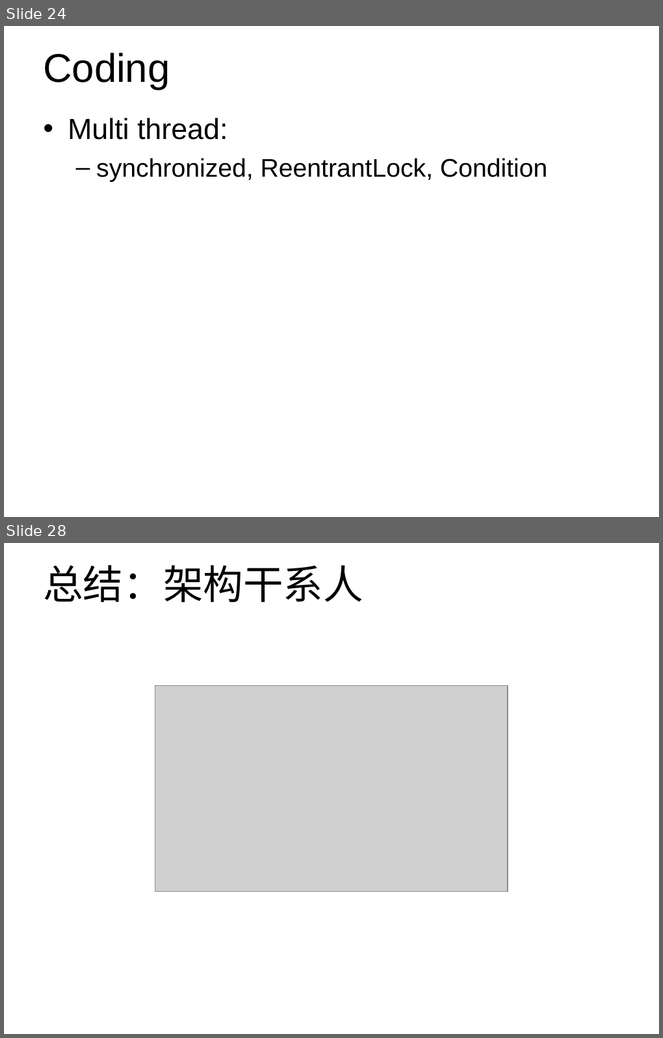
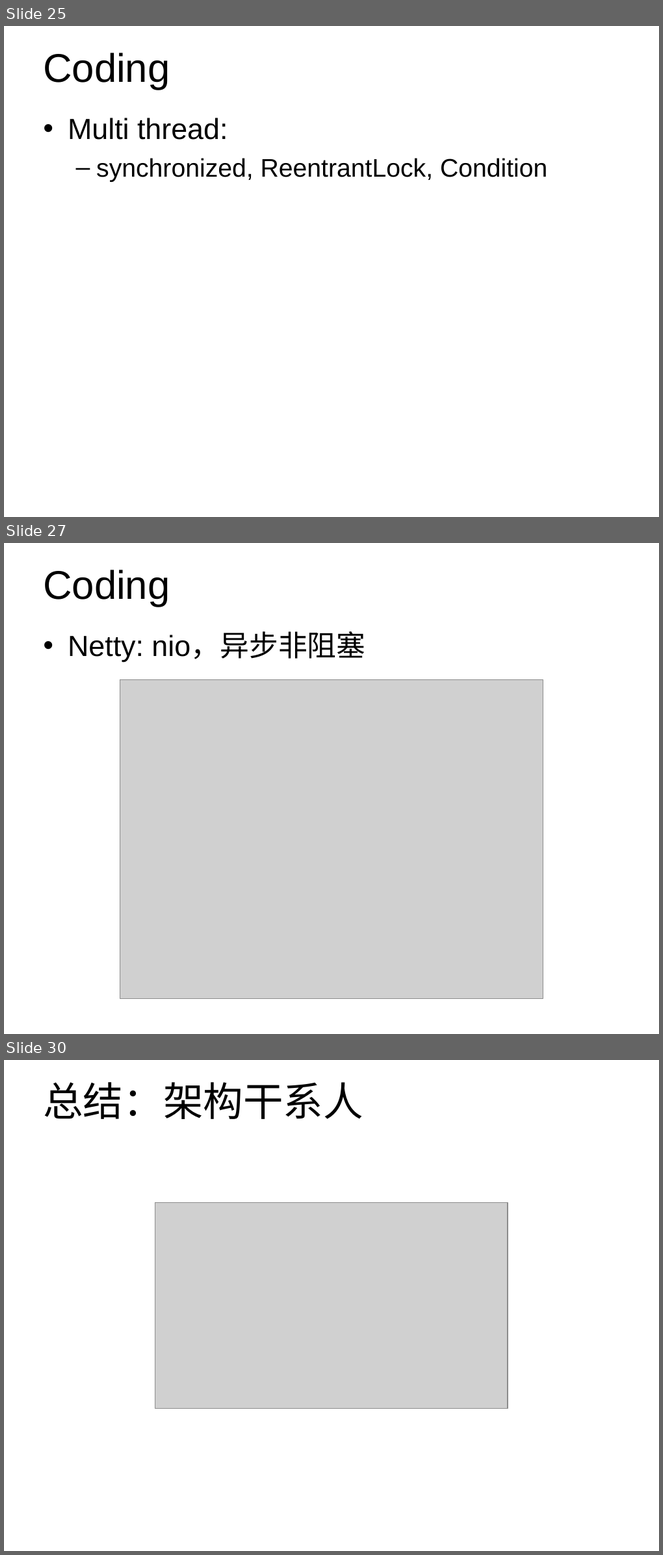
Before and after one commit to Wang-Ray/notes, a slide deck: Architect.ppt. Shown one above the other, each under a label of ours: slides 24 and 28 before the commit, slides 25, 27 and 30 after it; the slides between them are not shown. The pictures are 663x1038 and 663x1555 pixels, drawn with LibreOffice and Linux fonts; fonts in the diff are those of the drawing; grey boxes stand for pictures; background and template pictures are left out. Boxes give left, top, right and bottom in pixels: in the first picture for what was removed or moved away, otherwise in the second. Text is boxed around its words. In the diff, an @@ line names an element or a change of style, - is before the commit and + after.

```diff
--- a/Architect.ppt
+++ b/Architect.ppt
@@ slide 27 added at box(4, 543, 659, 1034), background #FFFFFF @@
@@ title added at box(43, 570, 170, 606), 44 pt, text #000000 @@
+Coding
@@ text added at box(68, 633, 365, 662), 32 pt, text #000000 @@
+• Netty: nio，异步非阻塞
@@ picture added at box(120, 680, 544, 1000) @@
@@ what was slide 24 is now slide 25 @@
@@ what was slide 28 is now slide 30 @@
```
Also in this commit, not shown: 4 slides changed, 1 other slide added, 1 other file.
